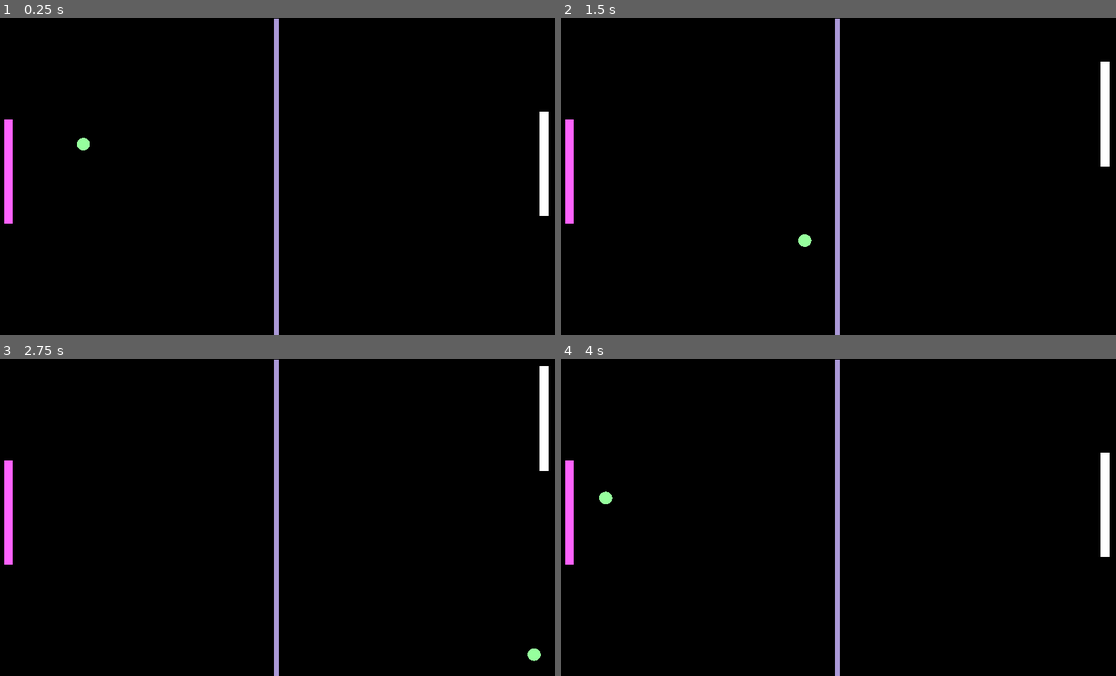
Above: before the commit, frames 1-4 (two rows, left to right).
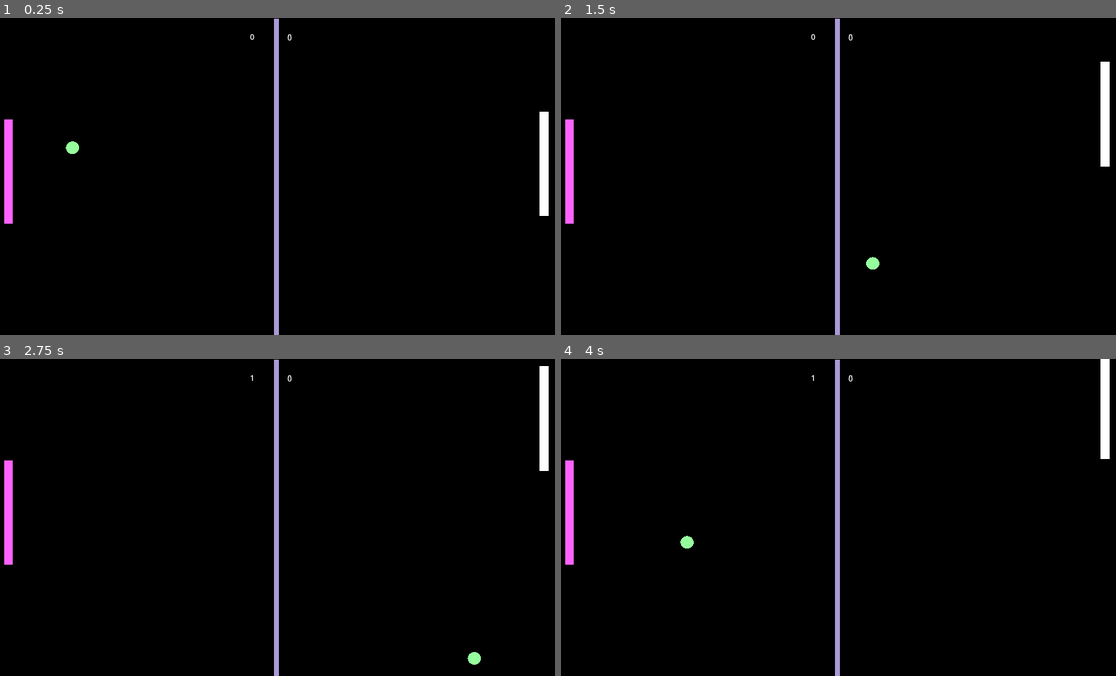
Above: after the commit, the same moments.

Repository: joana-nicolaasponder/Poing
Game: Godot game, scene res://game.tscn
Two runs of this game, one before a commit and one after it. Both use one fixed random seed, a clock stepped at 60 frames per second and the inputs below.
Inputs (mouse positions are in pixels of both pictures, inside the frame that each line leads up to):
- Up to frame 1 (0.25 s): no input
- Up to frame 2 (1.5 s): hold Up (ui_up) 0.53-1.28 s; hold Down (ui_down) from 1.28 s (still down)
- Up to frame 3 (2.75 s): release Down (ui_down) at 2.03 s; hold Up (ui_up) from 2.03 s (still down)
- Up to frame 4 (4 s): release Up (ui_up) at 3.5 s; click (832, 514) at 3.5 s, where only the run before the commit has a clickable "Restart"

The runs differ from the first frame. In frame 1, 0.2% of the frame differs, in the area x 11-53%, y 5-43%; in frame 2, 0.2%; in frame 3, 0.2%; in frame 4, 1.2%, in the area x 6-99%, y 0-63%.

Commit message:
add player scoring; start ball reset implementation

Diff:
--- a/ball.gd
+++ b/ball.gd
@@ -2,11 +2,20 @@
 
 
 var initial_velocity = Vector2(-300, 100)
-var speed = 500.0
+var speed = 600.0
 
 func _ready():
-	# Set the initial velocity of the ball
+
 	linear_velocity = initial_velocity
 
 func _physics_process(delta):
+
 	linear_velocity = linear_velocity.normalized() * speed
+
+func _reset_ball():
+	print('reset ball')
+
+	set_deferred("position", Vector2(640,320))
+	linear_velocity = initial_velocity
+
+	apply_central_impulse(linear_velocity.normalized() * speed)
--- a/game.gd
+++ b/game.gd
@@ -1,25 +1,36 @@
 extends Node2D
 
+var p1score = 0
+var p2score = 0
 
+var linear_velocity
+var initial_velocity = Vector2(-300,100)
+var speed = 600.0
+var ball
 
-func _process(delta):
-	var ball = $ball
-	var player1 = $player
-	var player2 = $player2
-
-
-	if ball.position.x < player1.position.x -50:
-
-
-		_game_over()
-
-
-
-	elif ball.position.x > player2.position.x +50:
-
-		_game_over()
+func _ready():
+	ball = $ball
 
 
 func _game_over():
 
 	get_tree().change_scene_to_file("res://menu.tscn")
+
+func _on_left_body_entered(body: Node2D) -> void:
+
+	p2score += 1
+	$p2score.text = str(p2score)
+	_reset()
+
+
+
+func _on_right_body_entered(body: Node2D) -> void:
+
+	p1score += 1
+	$p1score.text = str(p1score)
+	_reset()
+
+func _reset():
+
+	print('reset')
+	ball._reset_ball()
--- a/game.tscn
+++ b/game.tscn
@@ -1,10 +1,9 @@
-[gd_scene load_steps=8 format=3 uid="uid://d1418ibepeflc"]
+[gd_scene load_steps=7 format=3 uid="uid://d1418ibepeflc"]
 
 [ext_resource type="Script" path="res://game.gd" id="1_l3x4s"]
 [ext_resource type="PackedScene" uid="uid://y87f233n5g38" path="res://player.tscn" id="1_yguuq"]
 [ext_resource type="PackedScene" uid="uid://bmp55mcg14mf3" path="res://ball.tscn" id="2_uhptv"]
 [ext_resource type="PackedScene" uid="uid://c3y7re2v8pila" path="res://player_2.tscn" id="3_o3qvw"]
-[ext_resource type="Script" path="res://p1score.gd" id="5_tcvbs"]
 
 [sub_resource type="RectangleShape2D" id="RectangleShape2D_j0yth"]
 size = Vector2(1174, 91)
@@ -39,7 +38,7 @@
 metadata/_edit_group_ = true
 
 [node name="CollisionShape2D" type="CollisionShape2D" parent="left"]
-position = Vector2(-40, 327)
+position = Vector2(-67, 330)
 shape = SubResource("RectangleShape2D_oigqf")
 
 [node name="right" type="Area2D" parent="."]
@@ -48,7 +47,7 @@
 metadata/_edit_group_ = true
 
 [node name="CollisionShape2D" type="CollisionShape2D" parent="right"]
-position = Vector2(1203, 328)
+position = Vector2(1224, 324)
 shape = SubResource("RectangleShape2D_oigqf")
 
 [node name="net" type="Line2D" parent="."]
@@ -67,27 +66,19 @@
 [node name="player2" parent="." instance=ExtResource("3_o3qvw")]
 position = Vector2(1128, 201)
 
-[node name="UserInterface" type="Control" parent="."]
-visible = false
-layout_mode = 3
-anchors_preset = 0
-offset_right = 40.0
-offset_bottom = 40.0
+[node name="p1score" type="Label" parent="."]
+offset_left = 528.0
+offset_top = 27.0
+offset_right = 568.0
+offset_bottom = 50.0
+text = "0"
 
-[node name="p1score" type="Label" parent="UserInterface"]
-layout_mode = 0
-offset_left = 531.0
-offset_top = 7.0
-offset_right = 571.0
-offset_bottom = 30.0
-text = "0 "
-script = ExtResource("5_tcvbs")
+[node name="p2score" type="Label" parent="."]
+offset_left = 605.0
+offset_top = 28.0
+offset_right = 645.0
+offset_bottom = 51.0
+text = "0"
 
-[node name="p2score" type="Label" parent="UserInterface"]
-layout_mode = 0
-offset_left = 605.0
-offset_top = 8.0
-offset_right = 645.0
-offset_bottom = 31.0
-text = "0
-"
+[connection signal="body_entered" from="left" to="." method="_on_left_body_entered"]
+[connection signal="body_entered" from="right" to="." method="_on_right_body_entered"]
--- a/project.godot
+++ b/project.godot
@@ -12,7 +12,7 @@
 
 config/name="Pong"
 run/main_scene="res://game.tscn"
-config/features=PackedStringArray("4.2", "GL Compatibility")
+config/features=PackedStringArray("4.3", "GL Compatibility")
 config/icon="res://icon.svg"
 
 [display]
Not shown, added: export_presets.cfg
